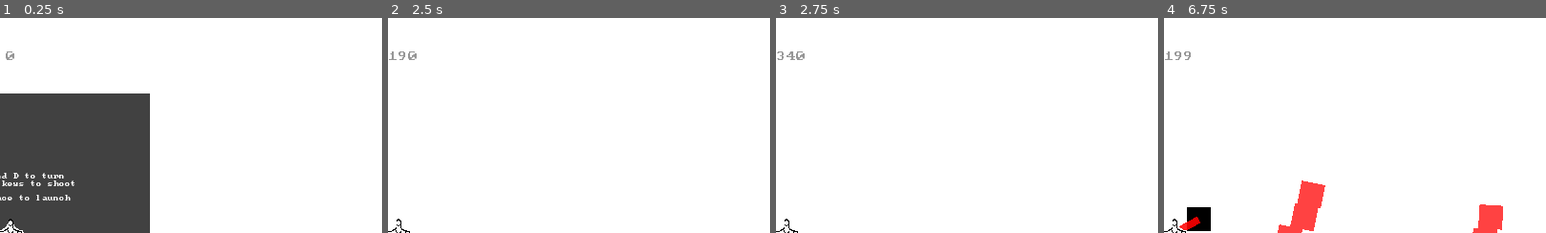
Above: before the commit, frames 1-4 (left to right).
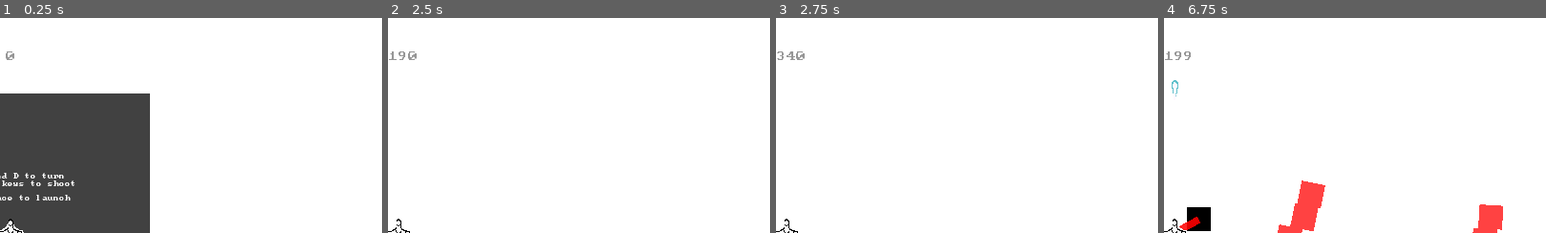
Above: after the commit, the same moments.

Repository: lajollagamesclub/project-mark
Game: Godot game, scene res://Main.tscn
The game is run twice, just before and just after one commit, with the same random seed, the same clock (stepped at 60 frames per second) and the same inputs. The engine's default icon, where the game draws it, is replaced by a stand-in: a white triangle on a blue panel in a dark square.
Inputs:
- Up to frame 1 (0.25 s): no input
- Up to frame 2 (2.5 s): tap Space (g_reset) at 0.5, 1.25, 2 s; hold E (g_dash_right) 0.53-1.28 s; hold S (g_down) 1.28-2.03 s; hold E (g_dash_right) from 2.03 s (still down)
- Up to frame 3 (2.75 s): keep holding E (g_dash_right)
- Up to frame 4 (6.75 s): tap Space (g_reset) at 2.75, 3.5, 4.25 s; release E (g_dash_right) at 2.78 s; hold Up (g_fire_up) 2.78-3.53 s; hold Q (g_dash_left) 3.53-5.03 s; hold S (g_down) 5.03-5.78 s; hold E (g_dash_right) 5.78-6.53 s; hold Up (g_fire_up) from 6.53 s (still down)
The pictures show only the part of the screen within x 49-99%, y 0-50%; the shares and areas given below are measured in that part.

Frames 1-3 are identical in both runs. In frame 4, less than 0.1% of the frame differs, in the area x 2-4%, y 28-37%.

Commit message:
Tune difficulty and add art

Diff:
--- a/src/Bullet.tscn
+++ b/src/Bullet.tscn
@@ -1,6 +1,7 @@
-[gd_scene load_steps=3 format=2]
+[gd_scene load_steps=4 format=2]
 
 [ext_resource path="res://Bullet.gd" type="Script" id=1]
+[ext_resource path="res://bullet.png" type="Texture" id=2]
 
 [sub_resource type="RectangleShape2D" id=1]
 extents = Vector2( 46, 6 )
@@ -11,15 +12,24 @@
 speed = 1800.0
 
 [node name="ColorRect" type="ColorRect" parent="."]
+visible = false
 margin_left = -46.0
 margin_top = -6.0
 margin_right = 46.0
 margin_bottom = 6.0
+__meta__ = {
+"_edit_use_anchors_": false
+}
 
 [node name="CollisionShape2D" type="CollisionShape2D" parent="."]
 shape = SubResource( 1 )
 
 [node name="VisibilityNotifier2D" type="VisibilityNotifier2D" parent="."]
 rect = Rect2( -46, -6, 92, 12 )
+
+[node name="Sprite" type="Sprite" parent="."]
+rotation = -1.5708
+scale = Vector2( 2, 2 )
+texture = ExtResource( 2 )
 [connection signal="body_entered" from="." to="." method="_on_Bullet_body_entered"]
 [connection signal="screen_exited" from="VisibilityNotifier2D" to="." method="_on_VisibilityNotifier2D_screen_exited"]
--- a/src/Enemy.tscn
+++ b/src/Enemy.tscn
@@ -1,7 +1,10 @@
-[gd_scene load_steps=3 format=2]
+[gd_scene load_steps=4 format=2]
 
 [ext_resource path="res://Enemy.gd" type="Script" id=1]
 [ext_resource path="res://straggler.png" type="Texture" id=2]
+
+[sub_resource type="RectangleShape2D" id=1]
+extents = Vector2( 24.4559, 21.5163 )
 
 [node name="Enemy" type="KinematicBody2D" groups=[
 "targetable",
@@ -14,5 +17,5 @@
 scale = Vector2( 2, 2 )
 texture = ExtResource( 2 )
 
-[node name="CollisionPolygon2D" type="CollisionPolygon2D" parent="."]
-polygon = PoolVector2Array( 27.4608, -0.696388, 4.92376, -20.2285, -24.0525, -20.2285, -24.4818, -6.92091, -23.8378, 19.6943, 7.28478, 19.0504 )
+[node name="CollisionShape2D" type="CollisionShape2D" parent="."]
+shape = SubResource( 1 )
--- a/src/EnemySpawner.gd
+++ b/src/EnemySpawner.gd
@@ -5,7 +5,7 @@
 export (NodePath) var player_path: NodePath = ""
 export (PackedScene) var enemy_pack
 export (Curve) var spawn_time_curve: Curve
-export var max_distance = 50000 # will stop scaling difficulty
+export (float) var max_distance: float = 50000 # will stop scaling difficulty
 
 var cur_time: float = 0.0
 
@@ -20,7 +20,7 @@
 	if cur_time > cur_max_time:
 		cur_time = 0.0
 		spawn_enemy()
-		var cur_distance_fraction: float = min(1.0, game_state.cur_distance/max_distance)
+		var cur_distance_fraction: float = min(1.0, float(game_state.cur_distance)/max_distance)
 		cur_max_time = spawn_time_curve.interpolate(cur_distance_fraction)
 #		print(cur_max_time)
 
--- a/src/Main.tscn
+++ b/src/Main.tscn
@@ -6,12 +6,12 @@
 [ext_resource path="res://StarryBackground.shader" type="Shader" id=4]
 [ext_resource path="res://Base.tscn" type="PackedScene" id=5]
 [ext_resource path="res://icon.png" type="Texture" id=6]
-[ext_resource path="res://Player.tscn" type="PackedScene" id=7]
-[ext_resource path="res://AsteroidSpawner.tscn" type="PackedScene" id=8]
-[ext_resource path="res://Asteroid.tscn" type="PackedScene" id=9]
-[ext_resource path="res://EnemySpawner.gd" type="Script" id=10]
-[ext_resource path="res://Enemy.tscn" type="PackedScene" id=11]
-[ext_resource path="res://theme.tres" type="Theme" id=12]
+[ext_resource path="res://AsteroidSpawner.tscn" type="PackedScene" id=7]
+[ext_resource path="res://Asteroid.tscn" type="PackedScene" id=8]
+[ext_resource path="res://EnemySpawner.gd" type="Script" id=9]
+[ext_resource path="res://Enemy.tscn" type="PackedScene" id=10]
+[ext_resource path="res://theme.tres" type="Theme" id=11]
+[ext_resource path="res://Player.tscn" type="PackedScene" id=12]
 [ext_resource path="res://pc-senior/pcsenior.ttf" type="DynamicFontData" id=13]
 [ext_resource path="res://CurDistanceLabel.gd" type="Script" id=14]
 [ext_resource path="res://MaxDistanceLabel.gd" type="Script" id=15]
@@ -35,9 +35,9 @@
 shader_param/density = 3.0
 
 [sub_resource type="Curve" id=3]
-min_value = 0.1
+min_value = 0.2
 max_value = 3.0
-_data = [ Vector2( 0, 3 ), 0.0, -4.44595, 0, 0, Vector2( 0.487893, 0.1 ), 0.0, 0.0, 0, 0, Vector2( 1, 0.1 ), -1.11846, 0.0, 0, 0 ]
+_data = [ Vector2( 0, 3 ), 0.0, -4.44595, 0, 0, Vector2( 0.432544, 1.64928 ), 0.0, 0.0, 0, 0, Vector2( 0.788848, 0.81152 ), 0.0, 0.0, 0, 0, Vector2( 1, 0.6144 ), -1.11846, 0.0, 0, 0 ]
 
 [sub_resource type="DynamicFont" id=4]
 size = 36
@@ -65,7 +65,9 @@
 visible = false
 
 [node name="StarryBackground" parent="StarsPerformanceSwitcher/HighPerformanceStars" instance=ExtResource( 3 )]
+relative_motion = 1.0
 parallax_scale = 0.7
+offset = Vector2( 0, 0 )
 
 [node name="StarryBackground2" parent="StarsPerformanceSwitcher/HighPerformanceStars" instance=ExtResource( 3 )]
 visible = false
Not shown: 8 places in src/Main.tscn that only renumber resources
Binary file added: src/bullet.png
Not shown, added: src/bullet.png.import
